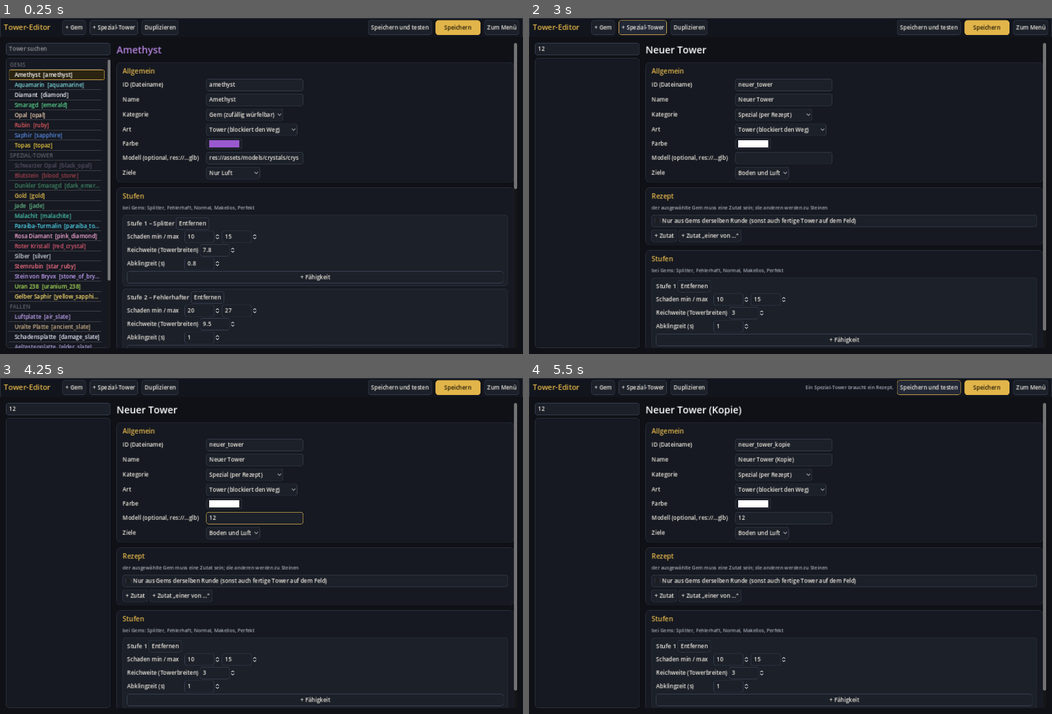
Above: before the commit, frames 1-4 (two rows, left to right).
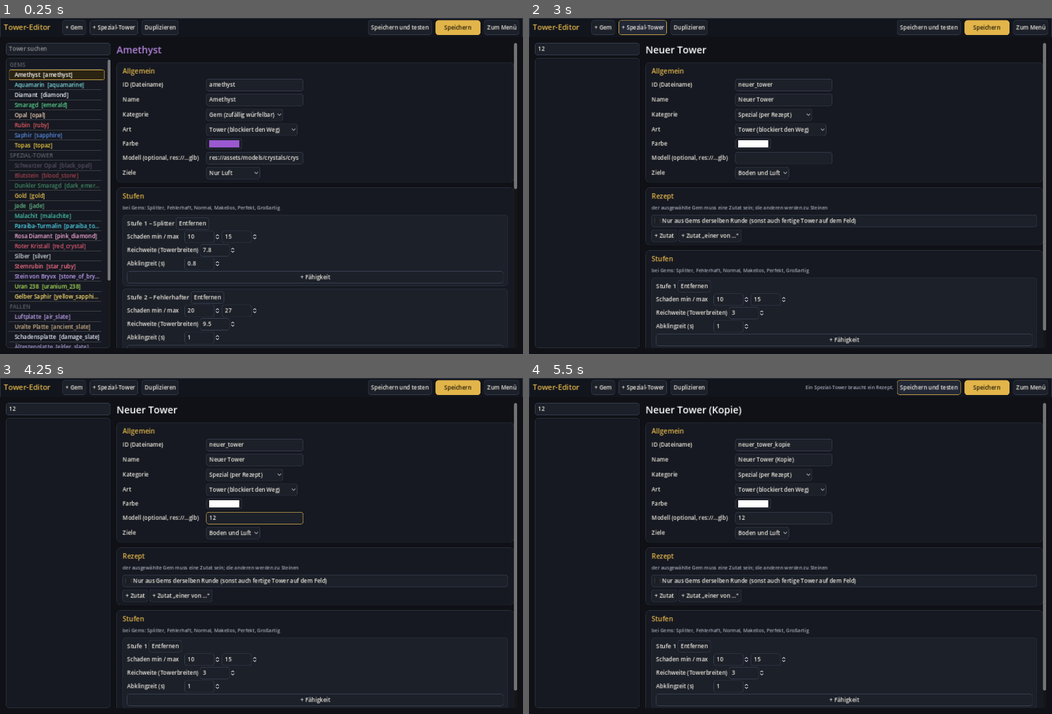
Above: after the commit, the same moments.

Repository: Tulkor/GemTD
Game: Godot game, scene res://scenes/tower_editor.tscn
The game is run twice, just before and just after one commit, with the same random seed, the same clock (stepped at 60 frames per second) and the same inputs. This scene is started directly instead of the project's main scene.
Inputs (mouse positions are in pixels of both pictures, inside the frame that each line leads up to):
- Up to frame 1 (0.25 s): no input
- Up to frame 2 (3 s): click (586, 48) at 0.52 s; type "12" at 0.6 s; click "+ Gem" at 1.25 s; click (785, 159) at 2.02 s; type "12" at 2.1 s; click "+ Spezial-Tower" at 2.75 s
- Up to frame 3 (4.25 s): click (256, 519) at 3.52 s; type "12" at 3.6 s
- Up to frame 4 (5.5 s): click "Duplizieren" at 4.25 s; click "Speichern und testen" at 5 s

The runs differ from the first frame. In frame 1, 0.1% of the frame differs, in the area x 2-54%, y 55-99%; in frame 2, less than 0.1%; in frame 3, less than 0.1%; in frame 4, less than 0.1%.

Commit message:
Texte geprüft: Ältestenplatte, Long Spider, Großartig in der Stufenliste, kleine englische Korrekturen, veraltete Einträge entfernt
Co-Authored-By: Claude Opus 5.5 (1M context) <noreply@anthropic.com>
Claude-Session: https://claude.ai/code/session_01SneAUyTQ7Ei1eZiBt2kj5x

Diff:
--- a/data/enemies/long_spider.json
+++ b/data/enemies/long_spider.json
@@ -1,6 +1,6 @@
 {
 	"id": "long_spider",
-	"name": "Long spider",
+	"name": "Long Spider",
 	"hp": 570,
 	"speed": 2.3,
 	"armor": 15,
--- a/data/i18n/en.json
+++ b/data/i18n/en.json
@@ -25,7 +25,6 @@
 	"Weg": "Path",
 	"Chance": "Chance",
 	"Länge des Laufwegs der Bodengegner in Feldern (ein Tower ist 2 Felder breit).\nIn Klammern: wie viel länger der Weg in dieser Bauphase geworden ist.": "Length of the ground enemies' path in tiles (a tower is 2 tiles wide).\nIn brackets: how much longer the path got in this build phase.",
-	"Bessere Gems: höhere Chance-Stufe gegen Gold": "Better gems: buy a higher chance level with gold",
 	"Tempo (Tasten 1, 2, 3)": "Speed (keys 1, 2, 3)",
 	"Debug": "Debug",
 	"Debug-Menü": "Debug menu",
@@ -47,8 +46,6 @@
 	"Spezial-Tower": "Special towers",
 	"Sonstige": "Other",
 	"Stufe %d": "Level %d",
-	"Stufe %d · %d Gold": "Level %d · %d gold",
-	"Genug Gold: Chance auf Stufe %d verbessern!": "Enough gold: upgrade chance to level %d!",
 	"Aktionen": "Actions",
 	"(Leertaste)": "(Space)",
 	"Leertaste": "Space",
@@ -166,7 +163,7 @@
 	"baubar": "buildable",
 	"nur aus einer Runde": "one round only",
 	"Alle Zutaten müssen in derselben Runde gesetzt werden.": "All ingredients must be placed in the same round.",
-	"in der Welle": "during wave",
+	"in der Welle": "during the wave",
 	"Fertige Tower auf dem Feld lassen sich nur während der Welle kombinieren.": "Finished towers on the field can only be combined during the wave.",
 	"Gepinnt": "Pinned",
 	"Pin": "Pin",
@@ -195,7 +192,7 @@
 	"Magie": "Magic",
 	"Belagerung": "Siege",
 	"Held": "Hero",
-	"Zauber": "Spells",
+	"Zauber": "Spell",
 	"Chaos": "Chaos",
 	"%s (Stufe %d)": "%s (level %d)",
 	"Blockiert": "Blocked",
@@ -269,7 +266,6 @@
 	"Upgrades (Goldkosten; optionale Zutaten müssen fertig auf dem Feld stehen und werden zu Steinen)": "Upgrades (gold cost; optional ingredients must be finished towers on the field and turn into rocks)",
 	"Stufe %d → %d": "Level %d → %d",
 	"Goldkosten": "Gold cost",
-	"Stufen (bei Gems: Splitter, Fehlerhaft, Normal, Makellos, Perfekt)": "Levels (for gems: Chipped, Flawed, Normal, Flawless, Perfect)",
 	"Schaden min / max": "Damage min / max",
 	"Reichweite (Towerbreiten)": "Range (tower widths)",
 	"Abklingzeit (s)": "Cooldown (s)",
@@ -291,7 +287,6 @@
 	"Dunkler Smaragd": "Dark Emerald",
 	"Verzauberter Smaragd": "Enchanted Emerald",
 	"Diamant": "Diamond",
-	"Aeltestenplatte": "Elder Slate",
 	"Smaragd": "Emerald",
 	"Ägyptisches Gold": "Egyptian Gold",
 	"Halteplatte": "Hold Slate",
@@ -343,5 +338,7 @@
 	"Änderungen gelten sofort und bleiben gespeichert.": "Changes apply right away and are saved.",
 	"Bessere Gems: die Chance-Stufe steigt automatisch.": "Better gems: the chance level rises automatically.",
 	"Stufe %d ab Welle %d": "Level %d from wave %d",
-	"Höchste Stufe erreicht": "Highest level reached"
+	"Höchste Stufe erreicht": "Highest level reached",
+	"Stufen (bei Gems: Splitter, Fehlerhaft, Normal, Makellos, Perfekt, Großartig)": "Levels (for gems: Chipped, Flawed, Normal, Flawless, Perfect, Great)",
+	"Ältestenplatte": "Elder Slate"
 }
--- a/data/towers/elder_slate.json
+++ b/data/towers/elder_slate.json
@@ -1,6 +1,6 @@
 {
 	"id": "elder_slate",
-	"name": "Aeltestenplatte",
+	"name": "Ältestenplatte",
 	"category": "special",
 	"kind": "trap",
 	"color": "#8e7cc3",
@@ -20,7 +20,7 @@
 	"description": "Entsteht aus zwei Fallen auf dem Feld.",
 	"tiers": [
 		{
-			"name": "Aeltestenplatte",
+			"name": "Ältestenplatte",
 			"damage": [
 				100,
 				100
--- a/scripts/editor/tower_editor.gd
+++ b/scripts/editor/tower_editor.gd
@@ -339,7 +339,7 @@
 
 
 func _build_tiers() -> void:
-	var box := _section("Stufen (bei Gems: Splitter, Fehlerhaft, Normal, Makellos, Perfekt)")
+	var box := _section("Stufen (bei Gems: Splitter, Fehlerhaft, Normal, Makellos, Perfekt, Großartig)")
 	var tiers: Array = current.get("tiers", [])
 	current["tiers"] = tiers
 	for i in tiers.size():
